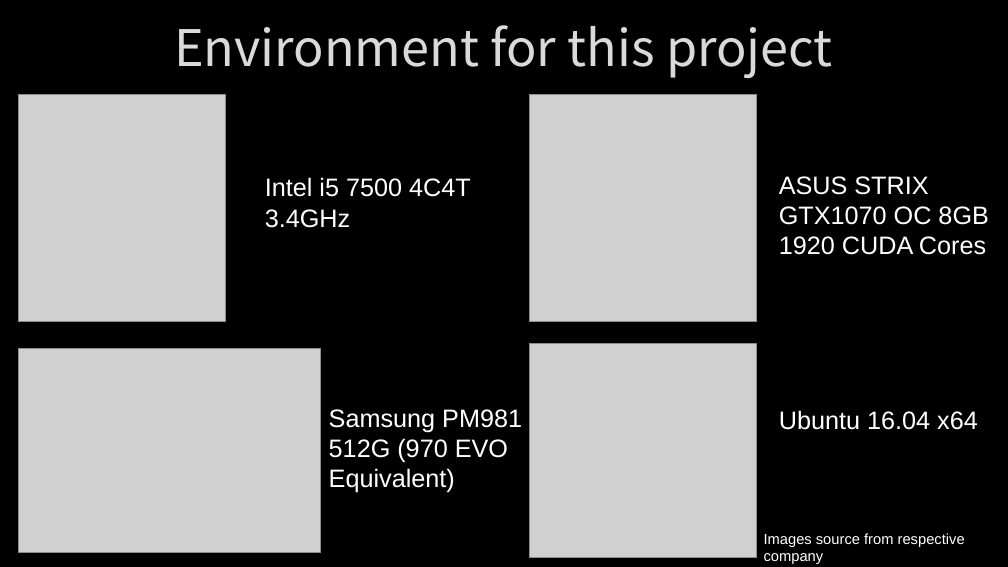
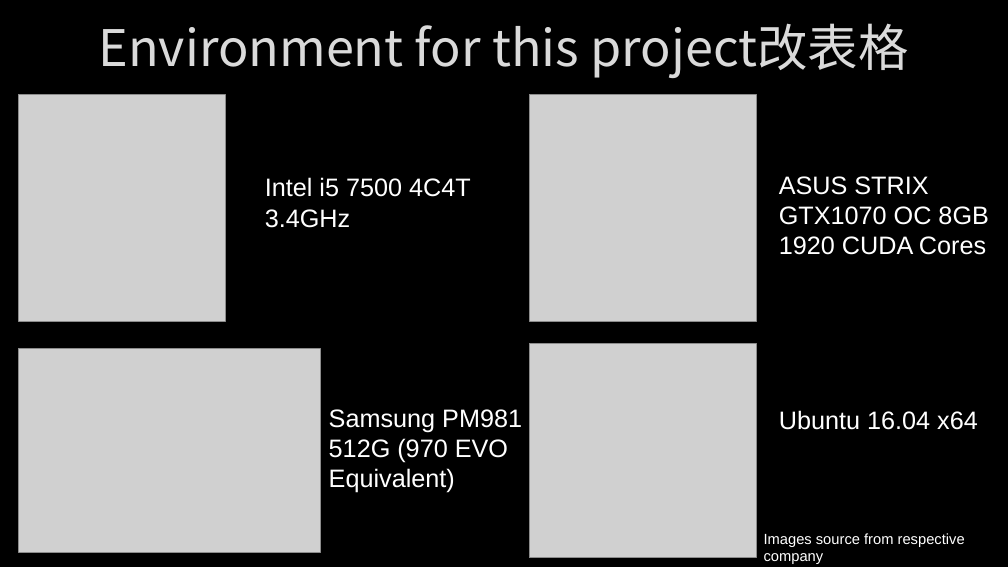
Before and after one commit to Alfons0329/Parallel_Programming_Fall_2018, a slide deck: slide 7 of Final Project/Report.pptx (slide 5 before the commit). Drawn at 1008x567 pixels with LibreOffice and Linux fonts; fonts in the diff are those of the drawing; grey boxes stand for pictures; background and template pictures are left out. Boxes give left, top, right and bottom in pixels: in the first picture for what was removed or moved away, otherwise in the second. Text is boxed around its words. In the diff, an @@ line names an element or a change of style, - is before the commit and + after.

```diff
--- a/Final Project/Report.pptx
+++ b/Final Project/Report.pptx
@@ title at (98,23,908,78): text changed @@
-Environment for this project
+Environment for this project改表格
```
Also in this commit, not shown: 6 other slides changed, 2 slides added.
